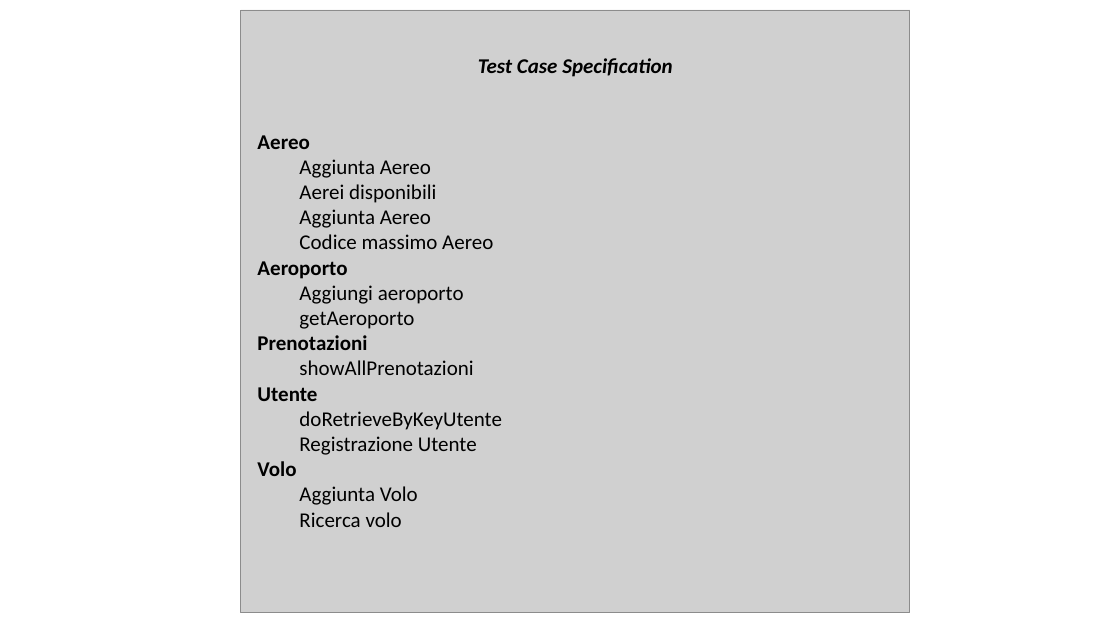
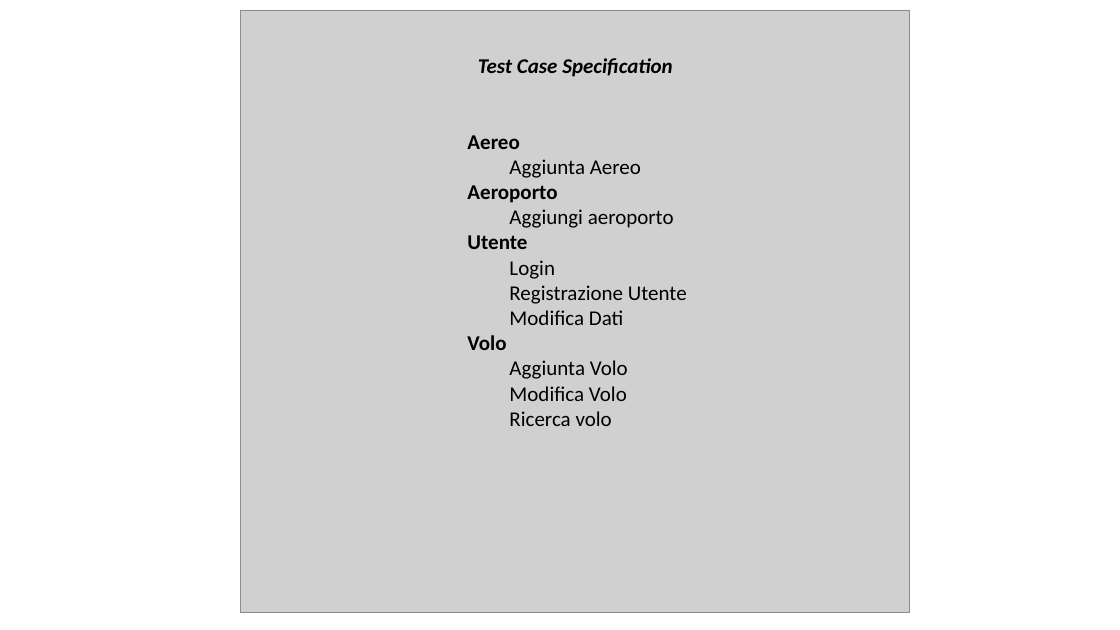
Before and after one commit to mario-santoro/Uni-AirLines, a slide deck: slide 26 of PDF DOCUMENTI+PRESENTAZIONE/presentazioneIS.pptx. Drawn at 1120x630 pixels with LibreOffice and Linux fonts; fonts in the diff are those of the drawing; grey boxes stand for pictures. Boxes give left, top, right and bottom in pixels: in the first picture for what was removed or moved away, otherwise in the second. Text is boxed around its words. In the diff, an @@ line names an element or a change of style, - is before the commit and + after.

```diff
--- a/PDF DOCUMENTI+PRESENTAZIONE/presentazioneIS.pptx
+++ b/PDF DOCUMENTI+PRESENTAZIONE/presentazioneIS.pptx
@@ text at (467,135,687,426): list level 2 to 7 in "Aereo"; list level 3 to 8 in "Aggiunta Aereo"; list level 2 to 7 in "Aeroporto"; list level 3 to 8 in "Aggiungi aeroporto"; list level 2 to 7 in "Utente"; list level 3 to 8 in "Registrazione Utente"; list level 2 to 7 in "Volo"; list level 3 to 8 in "Aggiunta Volo"; list level 3 to 8 in "Ricerca volo" @@
@@ text at (299,184,493,249): paragraphs removed @@
-    Aerei disponibili
-    Aggiunta Aereo
-    Codice massimo Aereo
@@ text at (509,260,555,279): text changed @@
-    doRetrieveByKeyUtente
+              Login
@@ text at (257,311,473,375): paragraphs removed @@
-    getAeroporto
-  Prenotazioni
-    showAllPrenotazioni
@@ text at (509,310,623,325): paragraph added @@
+              Modifica Dati
@@ text at (509,386,627,401): paragraph added @@
+              Modifica Volo
```
Also in this commit, not shown: 1 other slide changed, 1 slide added.
